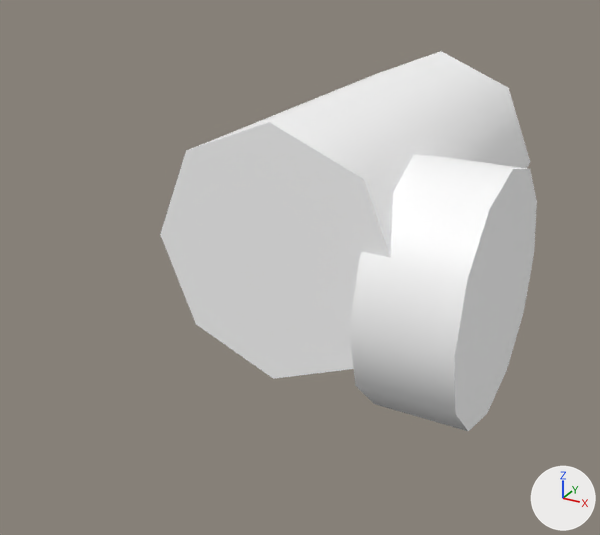
Two versions of the glTF model _tools/vmdump/models/w5_uv.glb, one commit apart.
The view is the same before and after, from a 50 mm camera at (0.341, -0.729, 0.282) aimed at (-0.036, -0.043, -0.061). The axes (+X, +Y, +Z) are drawn at lower right. The lights are the same throughout. The picture after the commit comes second. Where no turn or scale is listed for an object, it has been applied to the vertices. Vertices at exactly the same position are counted once.
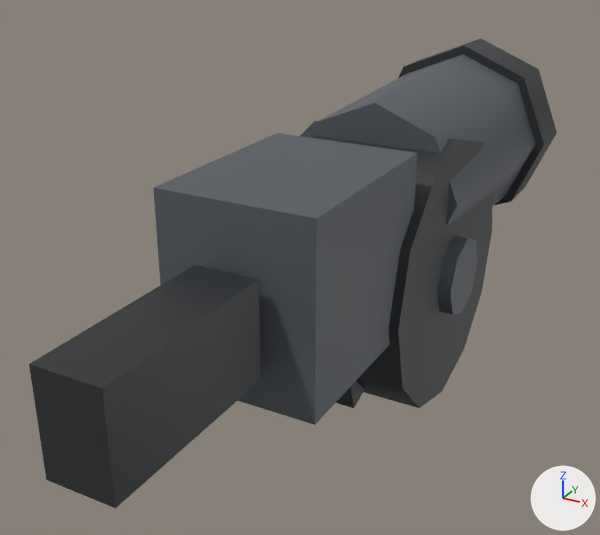
Changed parts and their boxes (x1, y1, x2, y2) in the pictures (600 x 535 px; the box of a moved part takes in the faces that stretch with it):
'Mesh_0', reshaped, moved (40% wider, 24% taller)
    before: (160, 51, 537, 431)
    after: (29, 38, 557, 508)
part 1 of me_mesh_0, moved or reshaped
    before: (160, 51, 530, 379)
    after: (398, 38, 557, 205)
part 2 of me_mesh_0, added
    after: (300, 121, 493, 408)
part 3 of me_mesh_0, added
    after: (437, 236, 477, 315)
part 4 of me_mesh_0, added
    after: (153, 133, 417, 425)
part 5 of me_mesh_0, added
    after: (29, 265, 261, 508)
part 6 of me_mesh_0, added
    after: (312, 54, 535, 226)
part 7 of me_mesh_0, deleted
    before: (349, 155, 537, 431)
part 8 of me_mesh_0, added
    after: (336, 381, 365, 408)

The change, as a diff of the scene's bpy script:
```diff
--- a/_tools/vmdump/models/w5_uv.glb.py
+++ b/_tools/vmdump/models/w5_uv.glb.py
@@ me_mesh_0 @@
 # used by ob_mesh_0; location = (0.0, 0.04, 0.0)
-me_mesh_0.from_pydata(...)  # 46 vertices, 80 faces; spans x -0.12..0.175, y -0.22..0.2, z -0.16..0.12
+me_mesh_0.from_pydata(...)  # 108 vertices, 180 faces; spans x -0.115..0.115, y -0.61..0.195, z -0.24..0.115
+# me_mesh_0 part 1: the loose piece of 20 vertices spanning x -0.12..0.12, y -0.2..0.2, z -0.12..0.12 is scaled about its middle by (0.958, 0.175, 0.958), then moved by (0.0, 0.16, 0.0)
+# me_mesh_0 part 2: a new loose piece, a 12-sided cylinder along x spanning x -0.085..0.085, y -0.27..0.03, z -0.24..0.06, in mat_defaultmaterial
+# me_mesh_0 part 3: a new loose piece, an 8-sided cylinder along x spanning x -0.1..0.1, y -0.165..-0.075, z -0.135..-0.045, in mat_defaultmaterial
+# me_mesh_0 part 4: a new loose piece, a box spanning x -0.075..0.075, y -0.42..-0.22, z -0.11..0.07, in mat_defaultmaterial
+# me_mesh_0 part 5: a new loose piece, a box spanning x -0.03..0.03, y -0.61..-0.43, z -0.075..0.015, in mat_defaultmaterial
+# me_mesh_0 part 6: a new loose piece of 20 vertices spanning x -0.105..0.105, y -0.15..0.15, z -0.105..0.105, in mat_defaultmaterial
+# me_mesh_0 part 7: the loose piece of 26 vertices spanning x 0.085..0.175, y -0.22..0.02, z -0.16..0.08 is deleted
+# me_mesh_0 part 8
+# 8 vertices are added at x -0.025..0.025, y -0.263..-0.177, z -0.217..-0.103
+# 12 new faces join them
 me_mesh_0.materials.append(mat_defaultmaterial)
@@ ob_mesh_0 @@
 ob_mesh_0 = bpy.data.objects.new('Mesh_0', me_mesh_0)
-ob_mesh_0.location = (0.0, 0.04, 0.0)
+ob_mesh_0.location = (0.0, 0.2, 0.0)
```
